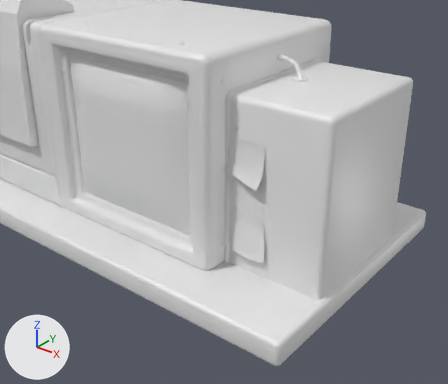
One commit to the FBX model Assets/Models/Machine.fbx: the scene before it, then after it.
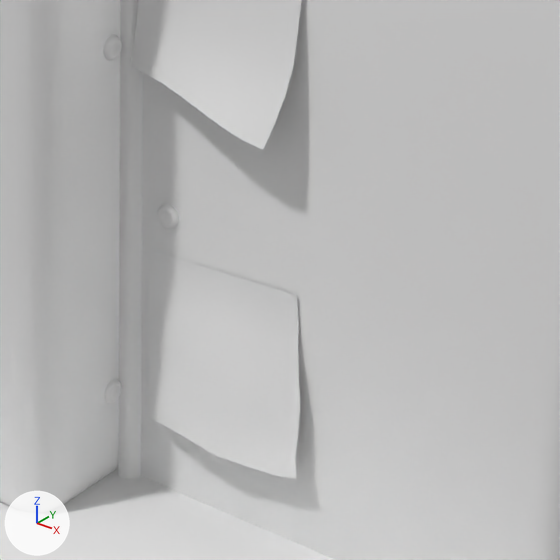
Each version is shown from a camera (50 mm lens) standing at (5.07, -4.6, 2.14) and looking at (2.17, -0.97, -0.11), then close up on the part from 44% to 72% of the width and 41% to 73% of the height. The lights are fixed; the arrows at lower left show +X, +Y and +Z. The first two pictures are the older version. Where no turn or scale is listed for an object, it has been applied to the vertices.

The older version as bpy lines, for what is in view:
```python
me_cube_001 = bpy.data.meshes.new('Cube.001')
me_cube_001.from_pydata(...)  # 1213 vertices, 1100 faces; spans x -0.13..2.01, y -1.01..1.02, z -1.02..1.02
me_cube_001.materials.append(mat_machine)  # white #e7e7e7
me_cube_005 = bpy.data.meshes.new('Cube.005')
me_cube_005.from_pydata(...)  # 64 vertices, 57 faces; spans x -3.06..3.06, y -1.42..1.42, z -0.15..0.09
me_cube_005.materials.append(mat_table)  # white #e7e7e7
me_cube_006 = bpy.data.meshes.new('Cube.006')
me_cube_006.from_pydata(...)  # 578 vertices, 494 faces; spans x 1.98..3.0, y -0.82..0.76, z -0.98..0.83
me_cube_006.materials.append(mat_machine)  # white #e7e7e7
ob_machinecomputer = bpy.data.objects.new('MachineComputer', me_cube_001)
ob_machinecomputer.location = (0.0, 0.0, 0.0)
ob_machinecomputerextension = bpy.data.objects.new('MachineComputerExtension', me_cube_006)
ob_machinecomputerextension.location = (0.0, 0.0, 0.0)
ob_table = bpy.data.objects.new('Table', me_cube_005)
ob_table.location = (0.0, 0.0, -1.062)
```
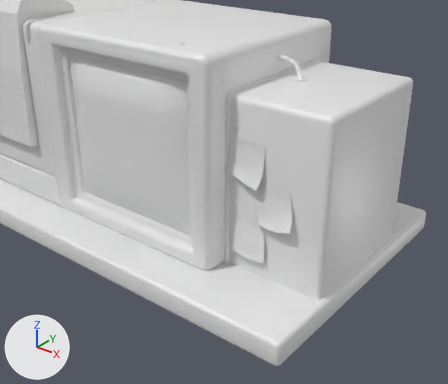
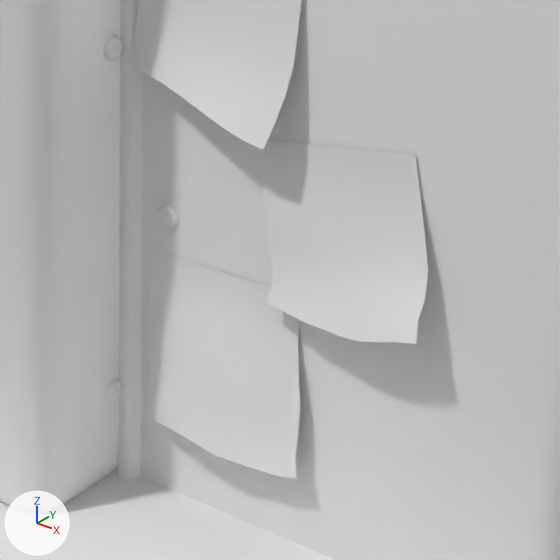
What differs and where, as boxes (x1, y1, x2, y2) in the close-ups (560 x 560 px):
part 1 of me_cube_006, added
    after: (259, 140, 428, 344)

What changed in the scene script:
```text
Change me_cube_006:
    used by ob_machinecomputerextension; location = (0.0, 0.0, 0.0)
    remove me_cube_006.from_pydata(...)  # 578 vertices, 494 faces; spans x 1.98..3.0, y -0.82..0.76, z -0.98..0.83
    add me_cube_006.from_pydata(...)  # 650 vertices, 550 faces; spans x 1.98..3.0, y -0.82..0.76, z -0.98..0.83
    me_cube_006 part 1: a new loose piece of 72 vertices spanning x 2.31..2.73, y -0.82..-0.73, z -0.44..-0.05, in mat_machine (white #e7e7e7)
```
